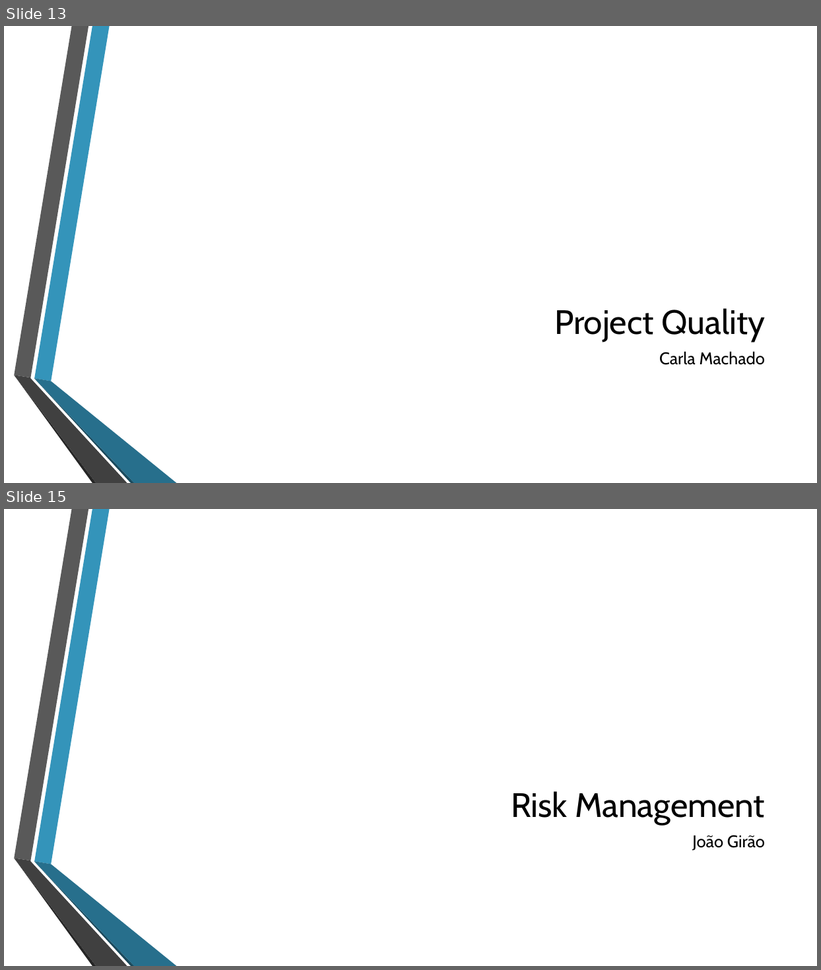
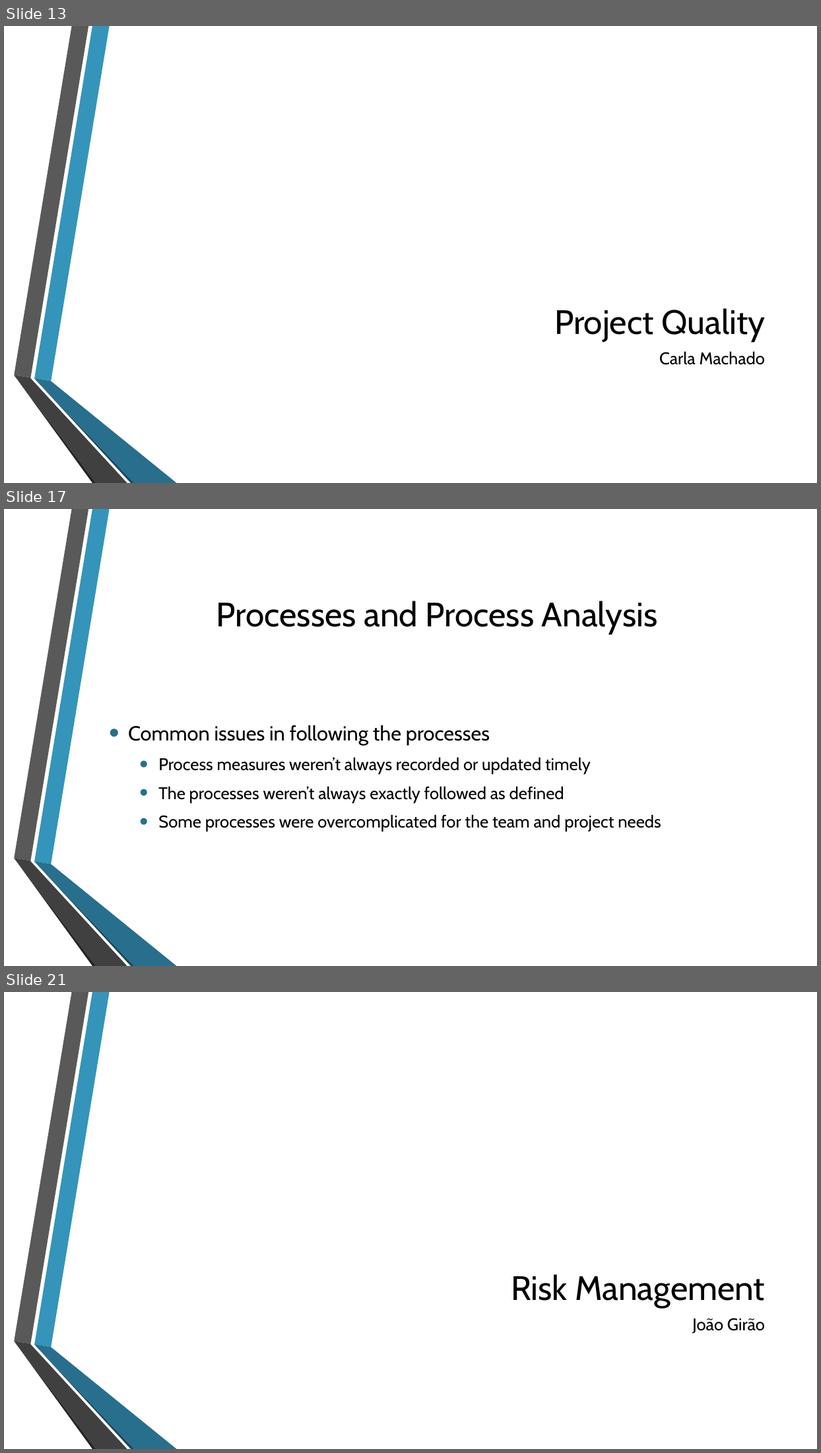
Before and after one commit to jmgirao/projetosoftware1213, a slide deck: Final Presentation/Presentation.pptx. Shown one above the other, each under a label of ours: slides 13 and 15 before the commit, slides 13, 17 and 21 after it; the slides between them are not shown. The pictures are 821x970 and 821x1453 pixels, drawn with LibreOffice and Linux fonts; fonts in the diff are those of the drawing; background and template pictures are left out. Boxes give left, top, right and bottom in pixels: in the first picture for what was removed or moved away, otherwise in the second. Text is boxed around its words. In the diff, an @@ line names an element or a change of style, - is before the commit and + after.

```diff
--- a/Final Presentation/Presentation.pptx
+++ b/Final Presentation/Presentation.pptx
@@ slide 17 added at bbox=[4, 509, 817, 966], background picture (left out); not listed: 6 template elements that a slide beside it also shows @@
@@ title added at bbox=[217, 601, 658, 634], 40 pt, text #000000 @@
+Processes and Process Analysis
@@ text added at bbox=[128, 725, 661, 832], 20 pt, text #000000 @@
+• Common issues in following the processes
+  • Process measures weren’t always recorded or updated timely
+  • The processes weren’t always exactly followed as defined
+  • Some processes were overcomplicated for the team and project needs
@@ what was slide 15 is now slide 21 @@
```
Also in this commit, not shown: 6 other slides added, 1 slide removed.
